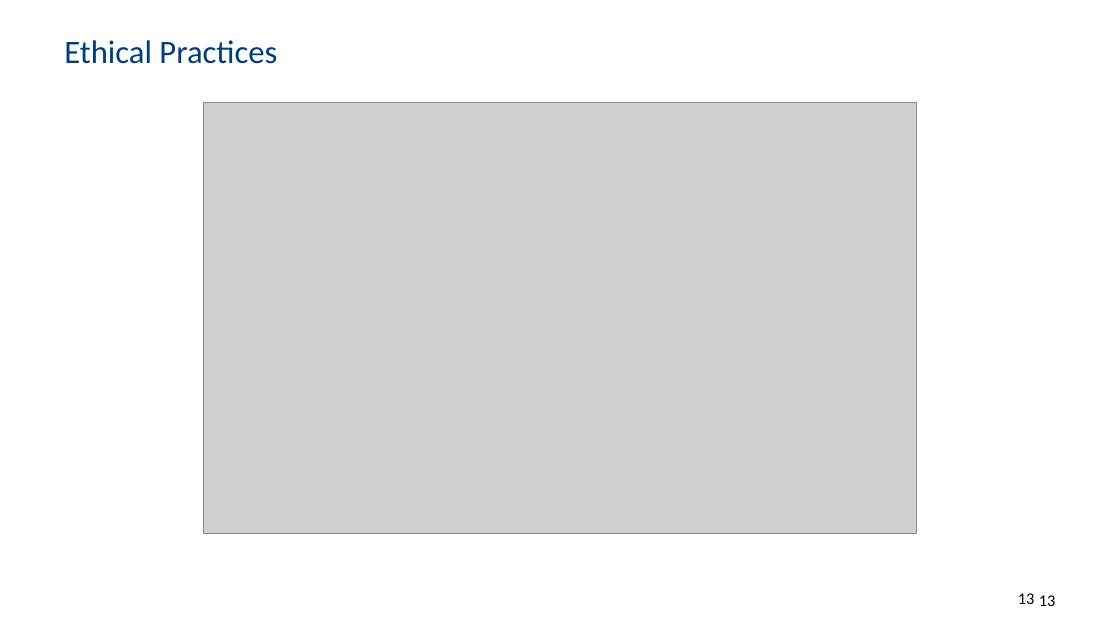
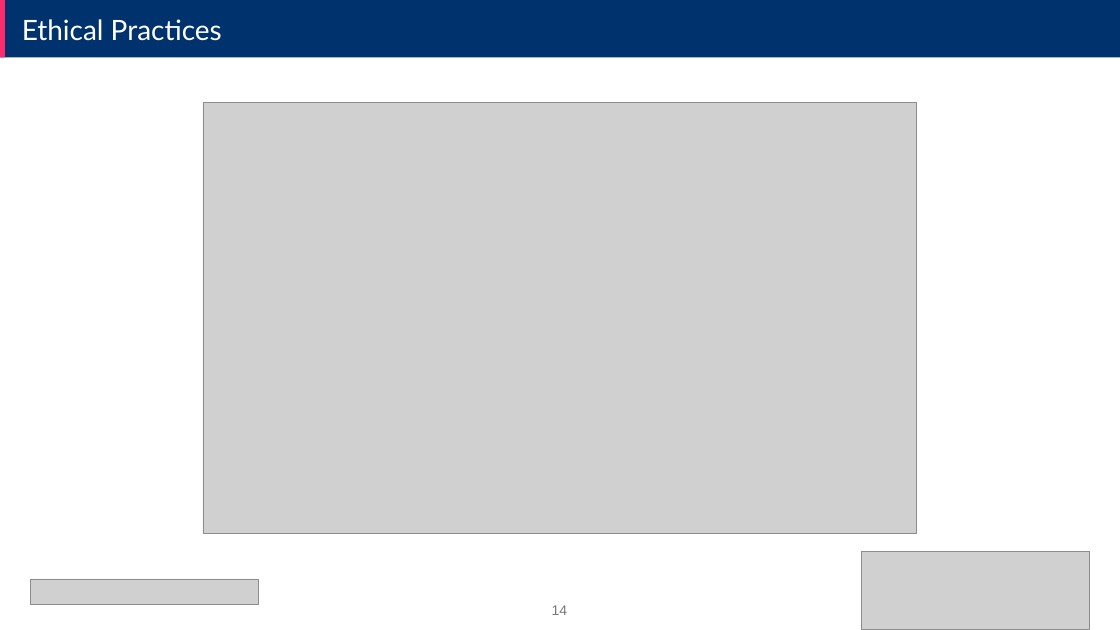
Before and after one commit to ML4NS/ml4ns.github.io, a slide deck: slide 14 of slides/Ethical AI - Principles and Practices/Ethical AI - Principles and Practices.pptx (slide 13 before the commit). Drawn at 1120x630 pixels with LibreOffice and Linux fonts; fonts in the diff are those of the drawing; grey boxes stand for pictures; background and template pictures are left out. Boxes give left, top, right and bottom in pixels: in the first picture for what was removed or moved away, otherwise in the second. Text is boxed around its words. In the diff, an @@ line names an element or a change of style, - is before the commit and + after.

```diff
--- a/slides/Ethical AI - Principles and Practices/Ethical AI - Principles and Practices.pptx
+++ b/slides/Ethical AI - Principles and Practices/Ethical AI - Principles and Practices.pptx
@@ rectangle added at (x1=0, y1=0, x2=1120, y2=57), fill #00326E @@
@@ rectangle added at (x1=0, y1=0, x2=5, y2=57), fill #FA2C6E @@
@@ text "Ethical Practices" moved from (x1=64, y1=40, x2=277, y2=64) to (x1=22, y1=19, x2=222, y2=41) @@
@@ text "Ethical Practices" at (x1=22, y1=19, x2=222, y2=41): size 28 to 24 pt, font Calibri to Lato, text colour #003D7D to #FFFFFF; vertical alignment middle to top @@
@@ picture added at (x1=862, y1=551, x2=1090, y2=629) @@
@@ picture added at (x1=30, y1=579, x2=258, y2=604) @@
@@ page number removed at (x1=1018, y1=593, x2=1035, y2=604) @@
-13
@@ page number removed at (x1=1039, y1=595, x2=1056, y2=606) @@
-13
@@ page number added at (x1=552, y1=605, x2=568, y2=615), 12 pt, text #797979 @@
+14
```
Also in this commit, not shown: 16 other slides changed, 2 slides added, 1 slide removed.
